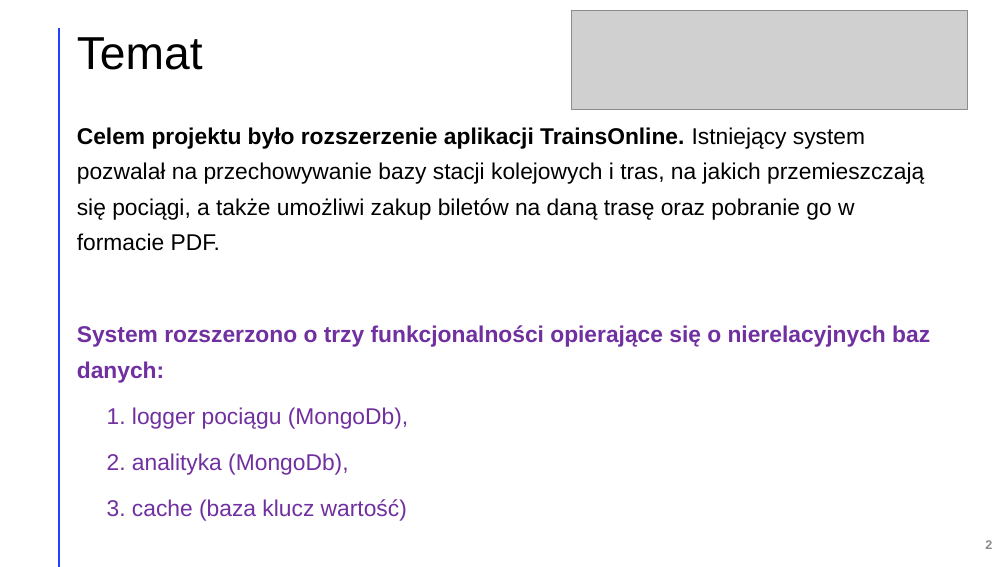
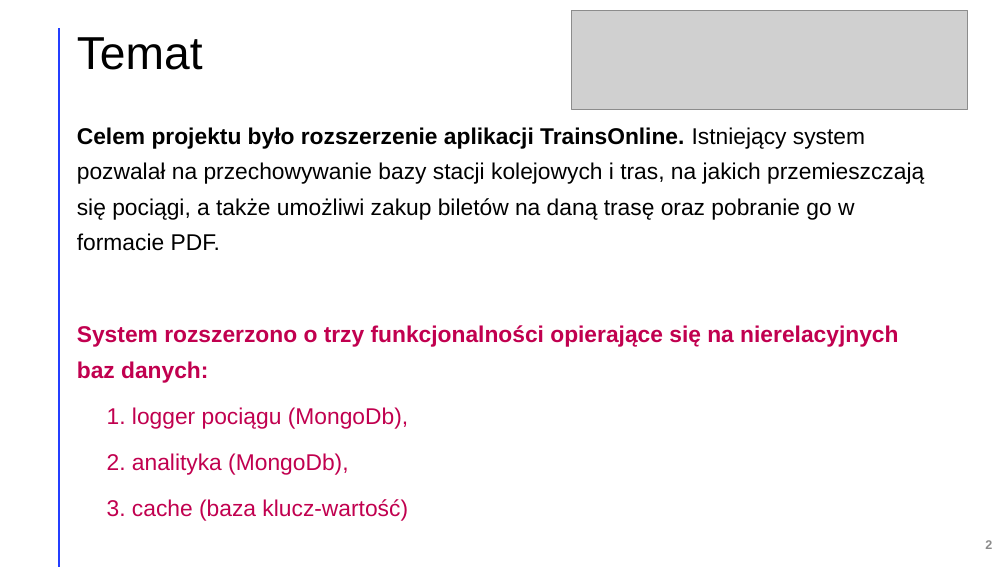
Before and after one commit to adambajguz/TrainsOnline, a slide deck: slide 2 of docs/Prezentacja Bajguz Kierzkowski.pptx. Drawn at 1008x567 pixels with LibreOffice and Linux fonts; fonts in the diff are those of the drawing; grey boxes stand for pictures. Boxes give left, top, right and bottom in pixels: in the first picture for what was removed or moved away, otherwise in the second. Text is boxed around its words. In the diff, an @@ line names an element or a change of style, - is before the commit and + after.

```diff
--- a/docs/Prezentacja Bajguz Kierzkowski.pptx
+++ b/docs/Prezentacja Bajguz Kierzkowski.pptx
@@ text at [77,325,898,383]: text changed; text colour #7030A0 to #C1004F @@
-System rozszerzono o trzy funkcjonalności opierające się o nierelacyjnych baz danych:
+System rozszerzono o trzy funkcjonalności opierające się na nierelacyjnych baz danych:
@@ text at [132,407,408,475]: text colour #7030A0 to #C1004F in "logger pociągu (MongoDb),", "analityka (MongoDb)," @@
@@ text at [132,499,408,521]: text changed; text colour #7030A0 to #C1004F @@
-3. cache (baza klucz wartość)
+3. cache (baza klucz-wartość)
```
Also in this commit, not shown: 5 other slides changed.
